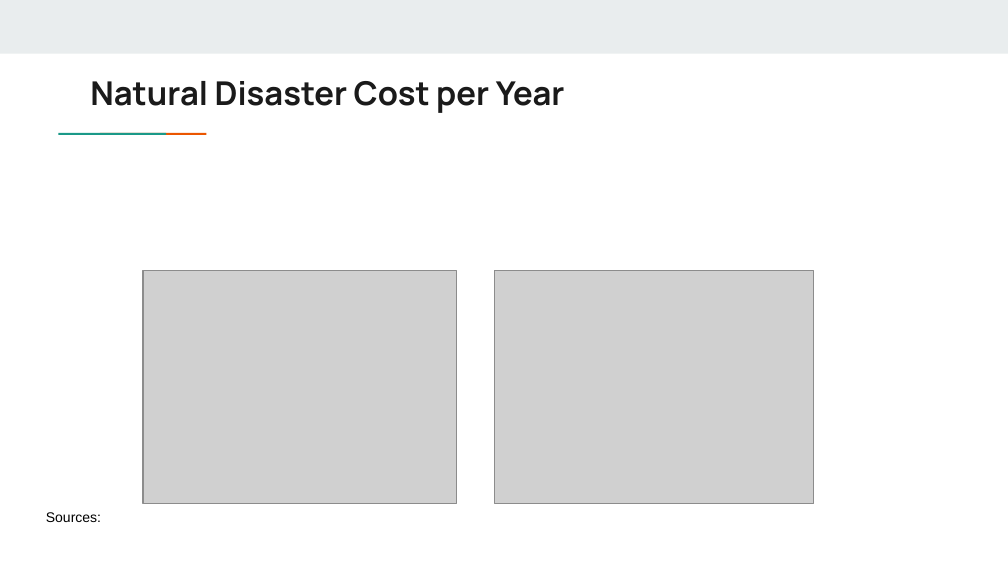
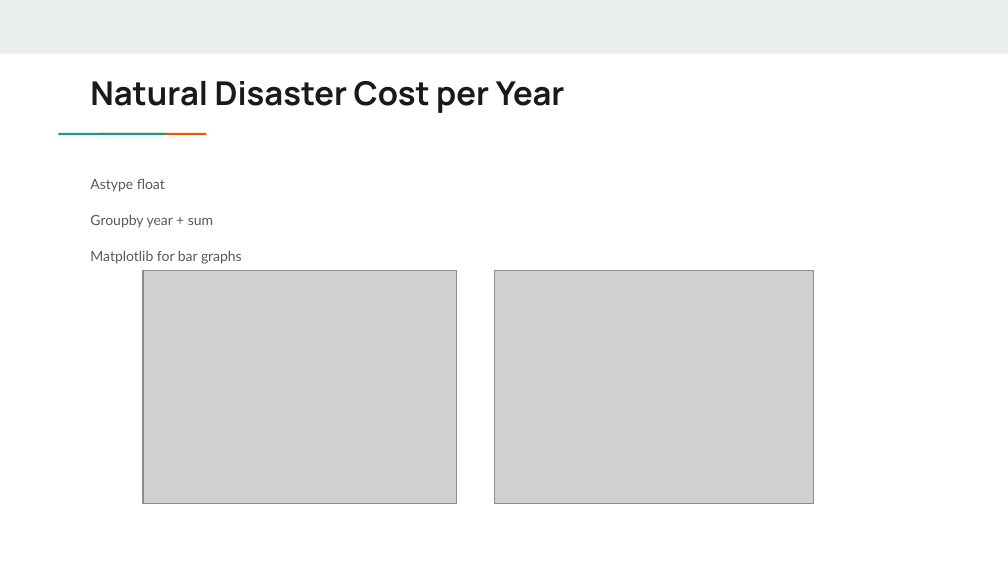
Before and after one commit to verevar/etl-project, a slide deck: slide 7 of ETL Extract, Transform, Load Natural Disasters.pptx (slide 6 before the commit). Drawn at 1008x567 pixels with LibreOffice and Linux fonts; fonts in the diff are those of the drawing; grey boxes stand for pictures. Boxes give left, top, right and bottom in pixels: in the first picture for what was removed or moved away, otherwise in the second. Text is boxed around its words. In the diff, an @@ line names an element or a change of style, - is before the commit and + after.

```diff
--- a/ETL Extract, Transform, Load Natural Disasters.pptx
+++ b/ETL Extract, Transform, Load Natural Disasters.pptx
@@ text added at box(90, 179, 242, 264), 10 pt, text #595959 @@
+Astype float
+Groupby year + sum
+Matplotlib for bar graphs
@@ text removed at box(46, 512, 101, 522) @@
-Sources:
```
Also in this commit, not shown: 5 other slides changed, 4 slides added, 3 slides removed.
